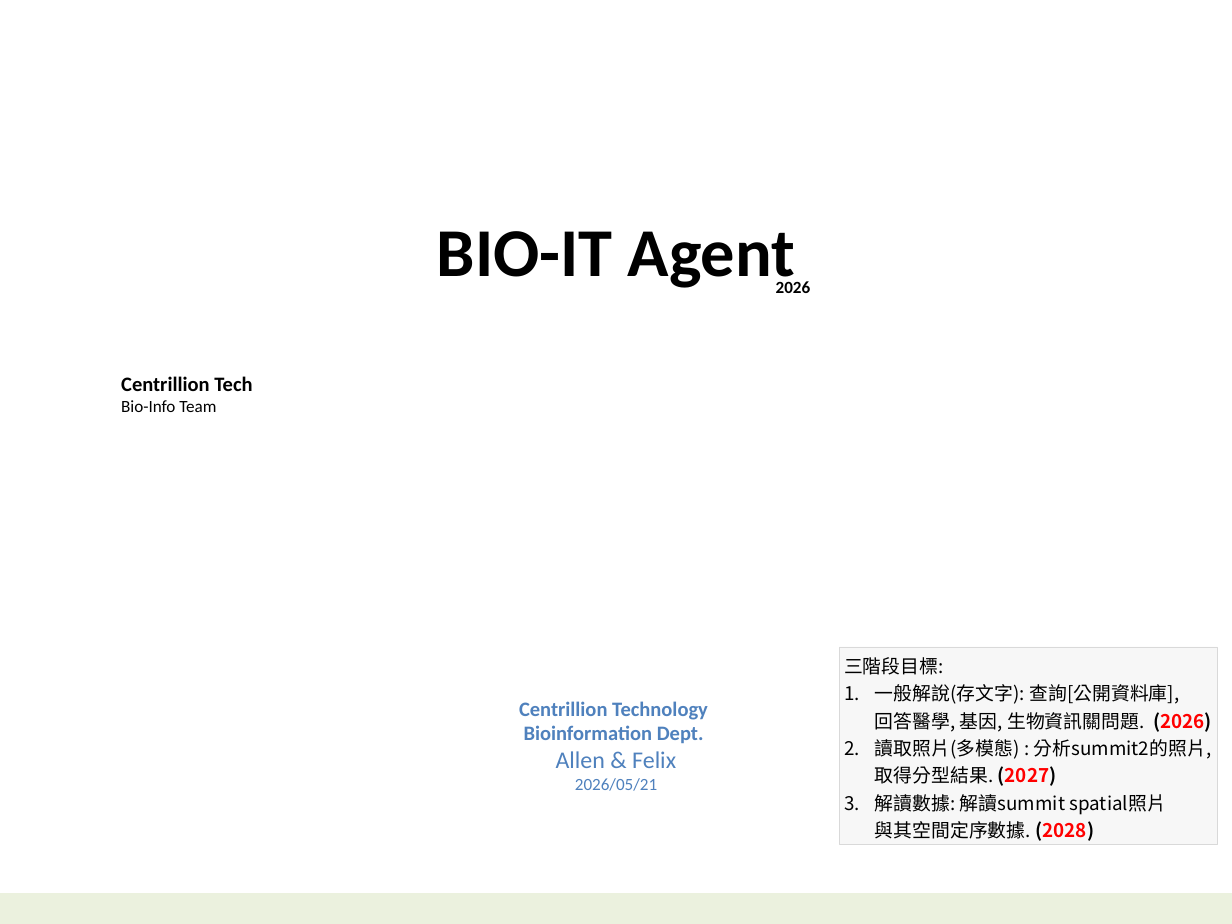
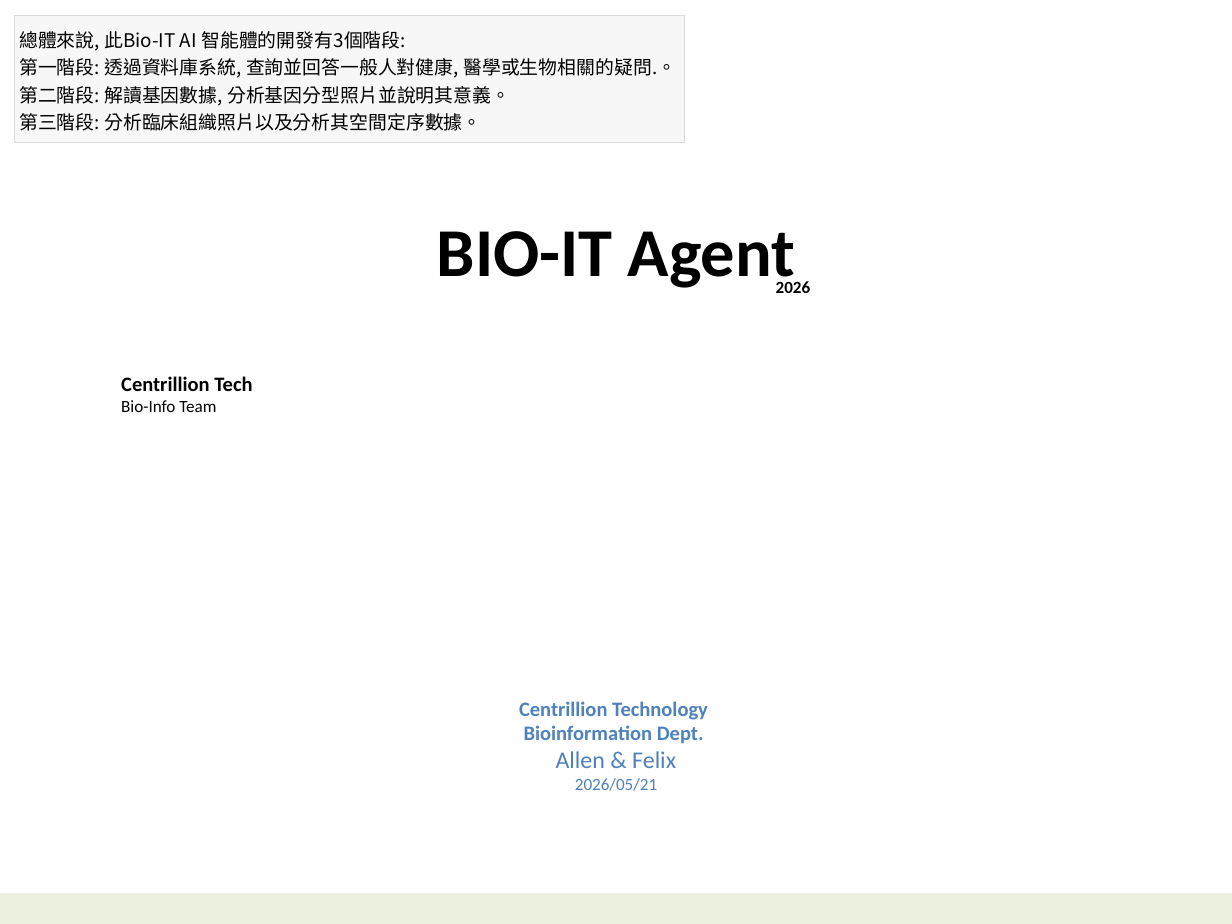
Before and after one commit to navibator/crazy-ai, a slide deck: slide 1 of bio-it-agent.pptx. Drawn at 1232x924 pixels with LibreOffice and Linux fonts; fonts in the diff are those of the drawing. Boxes give left, top, right and bottom in pixels: in the first picture for what was removed or moved away, otherwise in the second. Text is boxed around its words. In the diff, an @@ line names an element or a change of style, - is before the commit and + after.

```diff
--- a/bio-it-agent.pptx
+++ b/bio-it-agent.pptx
@@ rectangle "總體來說, 此Bio-IT AI 智能體的開發有3個階段:": place and size @@
-rectangle "總體來說, 此Bio-IT AI 智能體的開發有3個階段:" at <box>839,647,1217,844</box>
+rectangle "總體來說, 此Bio-IT AI 智能體的開發有3個階段:" at <box>15,16,684,142</box>
@@ text in rectangle at <box>19,31,676,131</box>: text changed @@
-三階段目標:
-1. 一般解說(存文字): 查詢[公開資料庫],
-  回答醫學, 基因, 生物資訊關問題. (2026)
-2. 讀取照片(多模態) : 分析summit2的照片,
-  取得分型結果. (2027)
-3. 解讀數據: 解讀summit spatial照片
-與其空間定序數據. (2028)
+總體來說, 此Bio-IT AI 智能體的開發有3個階段:
+第一階段: 透過資料庫系統, 查詢並回答一般人對健康, 醫學或生物相關的疑問.。
+第二階段: 解讀基因數據, 分析基因分型照片並說明其意義。
+第三階段: 分析臨床組織照片以及分析其空間定序數據。
```
Also in this commit, not shown: 2 other slides changed, 3 other files.
